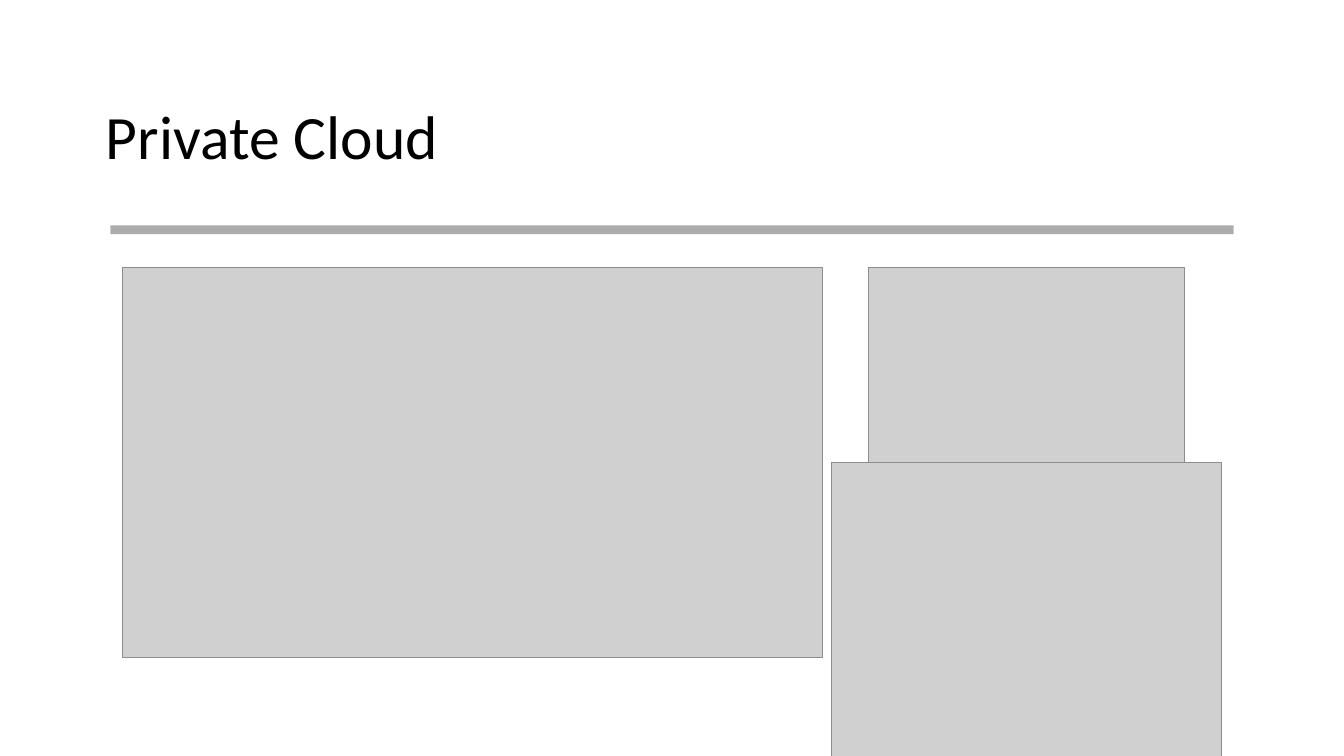
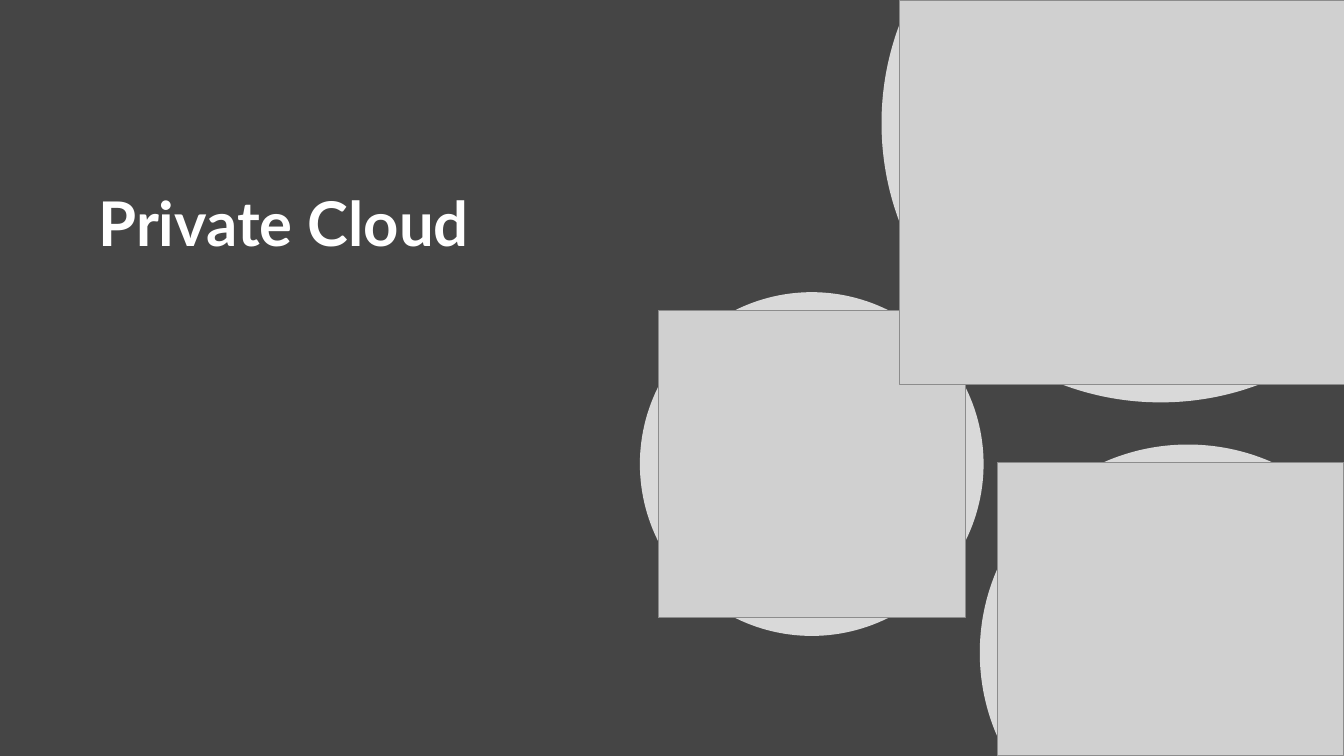
Before and after one commit to warrendt/cloudfridays, a slide deck: slide 6 of content/Azure Fundamentals/1. Understand cloud concepts/3. The differences between Public, Private and Hybrid cloud models.pptx. Drawn at 1344x756 pixels with LibreOffice and Linux fonts; fonts in the diff are those of the drawing; grey boxes stand for pictures; background and template pictures are left out. Boxes give left, top, right and bottom in pixels: in the first picture for what was removed or moved away, otherwise in the second. Text is boxed around its words. In the diff, an @@ line names an element or a change of style, - is before the commit and + after.

```diff
--- a/content/Azure Fundamentals/1. Understand cloud concepts/3. The differences between Public, Private and Hybrid cloud models.pptx
+++ b/content/Azure Fundamentals/1. Understand cloud concepts/3. The differences between Public, Private and Hybrid cloud models.pptx
@@ background #FFFFFF to #454545 @@
@@ freeform shape added at (882, 0, 1344, 402), fill #FFFFFF at 80% opacity @@
@@ picture: place and size @@
-picture at (832, 463, 1222, 756)
+picture at (899, 0, 1344, 384)
@@ title "Private Cloud": place and size @@
-title "Private Cloud" at (106, 116, 438, 160)
+title "Private Cloud" at (98, 200, 469, 247)
@@ title "Private Cloud" at (98, 200, 469, 247): font Calibri to Lato, text colour #000000 to #FFFFFF, bold on @@
@@ rectangle removed at (110, 226, 1233, 235) @@
@@ ellipse added at (640, 292, 984, 636), fill #FFFFFF at 80% opacity @@
@@ picture: place and size @@
-picture at (123, 267, 823, 657)
+picture at (658, 311, 966, 618)
@@ freeform shape added at (980, 445, 1344, 756), fill #FFFFFF at 80% opacity @@
@@ picture: place and size @@
-picture at (869, 267, 1186, 610)
+picture at (998, 463, 1344, 756)
```
Also in this commit, not shown: 3 other slides changed, 3 slides added, 1 other file.
